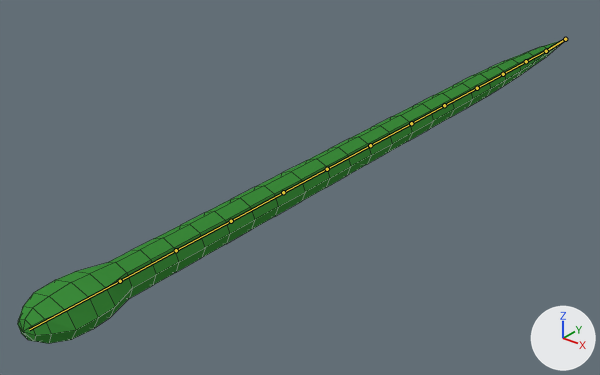
A saved change to the Blender file Assets/Models/snake.blend.
Camera for both pictures: a 50 mm lens placed at (5.16, -1.03, 3.94), pointed at (-0.57, 6.13, -0.5). Arrows for +X, +Y and +Z are at lower right; the lights stay in place. The bones that bend it are drawn over the model as lines. Mesh edges are drawn as thin lines.
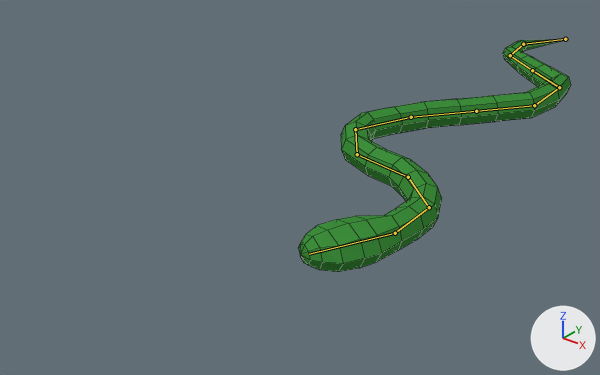
The newer file adds an action. The first version stands in its rest pose; the second is drawn at frame 43 of the action 'Walk'.

The change in detail:
Bone 'Bone' (bone_bone) turns from (0, 0, 0) to (0, 1, 35) degrees about its own x, y and z.
Bone 'Bone.001' (bone_bone_001) turns from (0, 0, 0) to (0, 0, 43) degrees about its own x, y and z.
Bone 'Bone.002' (bone_bone_002) turns from (0, 0, 0) to (0, 0, 43) degrees about its own x, y and z.
Bone 'Bone.003' (bone_bone_003) turns from (0, 0, 0) to (0, 0, 1) degrees about its own x, y and z.
Bone 'Bone.004' (bone_bone_004) turns from (0, 0, 0) to (0, 0, -50) degrees about its own x, y and z.
Bone 'Bone.005' (bone_bone_005) turns from (0, 0, 0) to (0, 0, -39) degrees about its own x, y and z.
Bone 'Bone.007' (bone_bone_007) turns from (0, 0, 0) to (0, 0, 16) degrees about its own x, y and z.
Bone 'Bone.008' (bone_bone_008) turns from (0, 0, 0) to (0, 0, 57) degrees about its own x, y and z.
Bone 'Bone.009' (bone_bone_009) turns from (0, 0, 0) to (0, 0, 43) degrees about its own x, y and z.
Bone 'Bone.010' (bone_bone_010) turns from (0, 0, 0) to (0, 0, -30) degrees about its own x, y and z.
Bone 'Bone.011' (bone_bone_011) turns from (0, 0, 0) to (0, 0, -47) degrees about its own x, y and z.
Bone 'Bone.012' (bone_bone_012) turns from (0, 0, 0) to (0, 0, -27) degrees about its own x, y and z.

Changed parts and their boxes (x1, y1, x2, y2) in the pictures (600 x 375 px):
'Cylinder', posed (50% narrower, 24% shorter)
    before: (18, 39, 567, 344)
    after: (299, 39, 571, 272)
bone 'Bone', root to tip
    before: (565, 39) to (546, 51)
    after: (565, 39) to (523, 44)
bone 'Bone.001', root to tip
    before: (546, 51) to (526, 61)
    after: (523, 44) to (510, 55)
bone 'Bone.002', root to tip
    before: (526, 61) to (503, 74)
    after: (510, 55) to (532, 70)
bone 'Bone.003', root to tip
    before: (503, 74) to (477, 88)
    after: (532, 70) to (559, 87)
bone 'Bone.004', root to tip
    before: (477, 88) to (444, 105)
    after: (559, 87) to (534, 105)
bone 'Bone.005', root to tip
    before: (444, 105) to (411, 123)
    after: (534, 105) to (476, 111)
bone 'Bone.007', root to tip
    before: (370, 145) to (327, 169)
    after: (411, 117) to (355, 129)
bone 'Bone.008', root to tip
    before: (327, 169) to (283, 192)
    after: (355, 129) to (357, 154)
bone 'Bone.009', root to tip
    before: (283, 192) to (231, 221)
    after: (357, 154) to (408, 177)
bone 'Bone.010', root to tip
    before: (231, 221) to (176, 250)
    after: (408, 177) to (429, 207)
bone 'Bone.011', root to tip
    before: (176, 250) to (120, 281)
    after: (429, 207) to (395, 233)
bone 'Bone.012', root to tip
    before: (120, 281) to (29, 329)
    after: (395, 233) to (309, 254)
